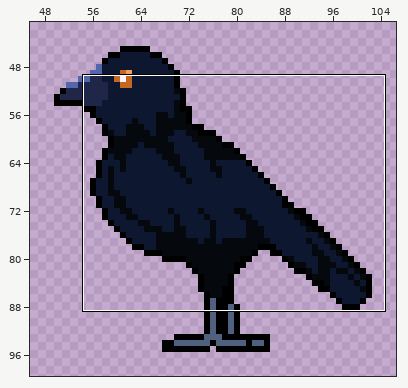
Edited in one commit: pixel-art file (OpenGL/Content/images/bird_0.aseprite). Above, an overview of the earlier version with the close-up marked.
Close-up. Before the commit:
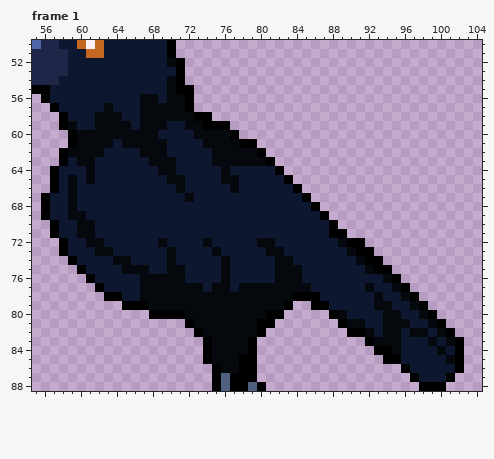
144x144 pixels, 6 frames. Shown: frame 1: x 55..104, y 50..88. The wide view leaves out empty margins. The commit also changed other frames or places, which this record leaves out.
New version:
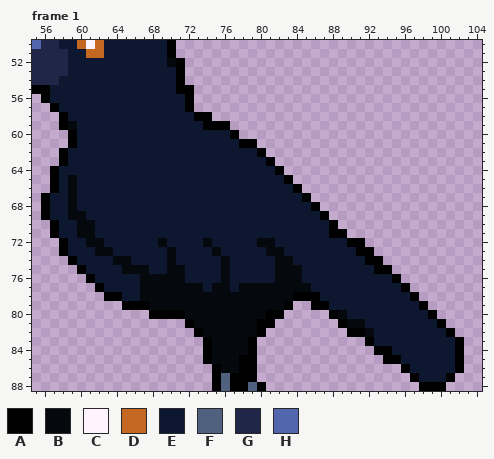
Palette (. is transparent): A #000000  B #05090e  C #fff3ff  D #c46821  E #0e1730  F #4f617e  G #1f2647  H #5166ad
Change:
--- frame 1, layer "Layer 4"
@@ x 57..82 @@
 53 GGEEEEEEEEEEEEA...........
-54 GEEEEEEEEEEEEBA...........
-55 EEEEEEEEEEEEEBAA..........
-56 EEEEEEEEEEBBEBBA..........
-57 AEEEEEBEEEBBBBBA..........
-58 .AEEEBBBEEBBBBBBAA........
-59 .ABEEBBBBEBBBEEBBAAA......
-60 ..ABBBBBBBBBEEEEBBBBA.....
-61 ..ABBBBEBBBBBEEEEBBBBAA...
-62 .ABBBBEEEEBBBEEEEEBBBBBA..
-63 .AEBBEEEEEEBBBEEEEBBBBBBA.
-64 AEEEBEEEEEEEBBEEEEEBEEEEEA
-65 AEBEBEEEEEEEEBBEEEEBBEEEEE
-66 AEBEEEEEEEEEEEBEEEEEBEEEEE
-67 EEBEEEEEEEEEEEEBEEEEEEEEEE
+54 GEEEEEEEEEEEEEA...........
+55 EEEEEEEEEEEEEEAA..........
+56 EEEEEEEEEEEEEEEA..........
+57 AEEEEEEEEEEEEEEA..........
+58 .AEEEEEEEEEEEEEEAA........
+59 .ABEEEEEEEEEEEEEEAAA......
+60 ..AEEEEEEEEEEEEEEEEEA.....
+61 ..AEEEEEEEEEEEEEEEEEEAA...
+62 .AEEEEEEEEEEEEEEEEEEEEEA..
+63 .AEEEEEEEEEEEEEEEEEEEEEEA.
+64 AEEEEEEEEEEEEEEEEEEEEEEEEA
+65 AEBEEEEEEEEEEEEEEEEEEEEEEE
+66 AEBEEEEEEEEEEEEEEEEEEEEEEE
+67 EEBEEEEEEEEEEEEEEEEEEEEEEE
 68 EEBEEEEEEEEEEEEEEEEEEEEEEE
@@ x 87..103 @@
 71 EAA..............
-72 EEBAA............
-73 EEEBAA...........
-74 EEEEBAA..........
-75 EEEEEBAA.........
-76 EEEEEEEBA........
-77 EEEEEBEEBA.......
-78 EEEEEEBEEBA......
-79 AEEEEEBBEEBA.....
-80 .ABEEEEBBEEBA....
-81 ..ABBEEBBBEEBA...
-82 ...AABEBBEBBEBA..
-83 .....ABBBEEEBEBA.
-84 ......AABEEEEBEA.
-85 .......AAEEEEEBA.
+72 EEEAA............
+73 EEEEAA...........
+74 EEEEEAA..........
+75 EEEEEEAA.........
+76 EEEEEEEEA........
+77 EEEEEEEEEA.......
+78 EEEEEEEEEEA......
+79 AEEEEEEEEEEA.....
+80 .ABEEEEEEEEEA....
+81 ..ABBEEEEEEEEA...
+82 ...AABEEEEEEEEA..
+83 .....AEEEEEEEEEA.
+84 ......AAEEEEEEEA.
+85 .......AAEEEEEEA.
 86 .........AEEEEEA.
